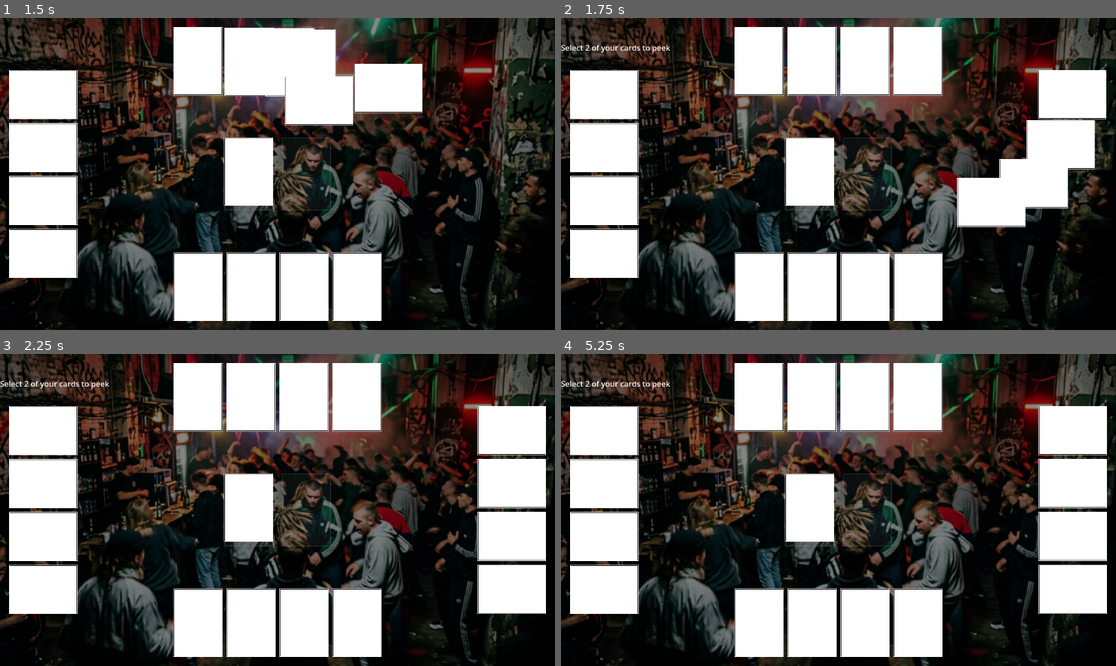
Above: before the commit, frames 1-4 (two rows, left to right).
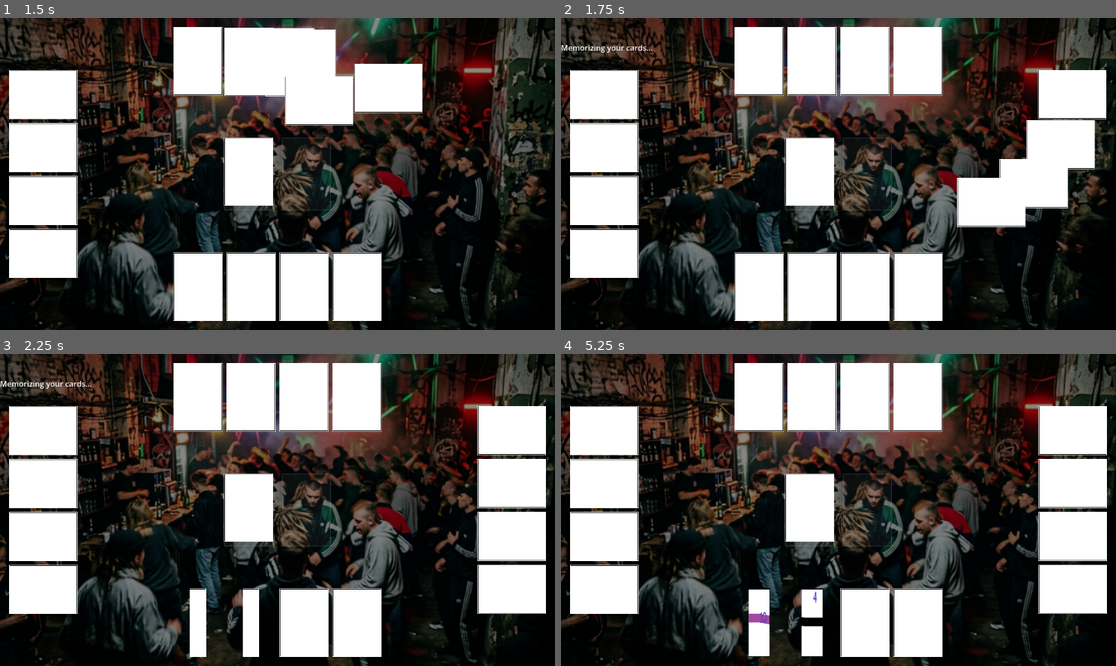
Above: after the commit, the same moments.

Repository: DinVin24/dutch
Game: Godot game, scene res://main_menu.tscn
Two runs of this game, one before a commit and one after it. Both use one fixed random seed, a clock stepped at 60 frames per second and the inputs below.
Inputs (mouse positions are in pixels of both pictures, inside the frame that each line leads up to):
- Up to frame 1 (1.5 s): click "Start" at 0.5 s; click (249, 174) at 1.25 s
- Up to frame 2 (1.75 s): no input
- Up to frame 3 (2.25 s): click (249, 510) at 2 s
- Up to frame 4 (5.25 s): click (810, 510) at 2.75 s; tap Enter at 3.5, 5 s; move the mouse to (810, 506) at 3.52 s; click (810, 506) at 3.67 s; tap Space at 4.25 s; move the mouse to (810, 506) at 4.27 s; click (810, 506) at 4.42 s; move the mouse to (805, 506) at 5.02 s; click (805, 506) at 5.17 s

Frame 1 is identical in both runs. In frame 2, 0.2% of the frame differs, in the area x 0-20%, y 8-12%; in frame 3, 2.9%, in the area x 0-50%, y 8-98%; in frame 4, 2.8%.

Commit message:
fix(rules): automate peek phase and game start
Automated Dutch Start-up:\n- Replaced manual clicking with a 3-second automatic reveal timer.\n- Removed 'Start Game' button for a self-starting flow.\n- Cleaned up unused peek variables in game_board.gd.

Diff:
--- a/game_board.gd
+++ b/game_board.gd
@@ -66,56 +66,38 @@
 		GameManager.GameState.INITIAL_PEEK:
 			_start_peek_phase()
 
-var cards_peeked = 0
-var max_peeks = 2
-
 func _start_peek_phase():
-	print("Game Board: Peek phase started. Please look at 2 cards.")
-	# For human player (index 0), we'll enable clicking to peek
-	# We can use a simple message on the HUD
+	print("Game Board: Initial Peek - Memorize your cards!")
+
+	# Visual feedback for peek phase
 	var label = Label.new()
 	label.name = "PeekInstructions"
-	label.text = "Select 2 of your cards to peek"
+	label.text = "Memorizing your cards..."
 	label.horizontal_alignment = HORIZONTAL_ALIGNMENT_CENTER
 	$GameUI/MainHUD.add_child(label)
 	label.set_anchors_preset(Control.PRESET_CENTER_TOP)
 	label.position.y += 50
 
-	for card in player_hands[0]:
-		if not card.card_clicked.is_connected(_on_card_peek_clicked):
-			card.card_clicked.connect(_on_card_peek_clicked)
-
-func _on_card_peek_clicked(card_node, _card_data):
-	if GameManager.current_state != GameManager.GameState.INITIAL_PEEK:
-		return
-	if card_node in player_hands[0]:
-		if not card_node.data.is_face_up and cards_peeked < max_peeks:
-			card_node.flip()
-			cards_peeked += 1
-			if cards_peeked >= max_peeks:
-				_show_start_game_button()
-
-func _show_start_game_button():
-	var btn = Button.new()
-	btn.name = "StartGameBtn"
-	btn.text = "Start Game"
-	$GameUI/MainHUD.add_child(btn)
-	btn.set_anchors_preset(Control.PRESET_CENTER)
-	btn.pressed.connect(_on_start_game_pressed)
-
-func _on_start_game_pressed():
-	# Flip peeked cards back
-	for card in player_hands[0]:
-		if card.data.is_face_up:
-			card.flip()
-
-	# Cleanup UI
+	await get_tree().create_timer(0.5).timeout
+
+	# Automatically reveal the first 2 cards for the player
+	if player_hands[0].size() >= 2:
+		player_hands[0][0].flip()
+		player_hands[0][1].flip()
+
+	# Wait for 3 seconds for the player to memorize
+	await get_tree().create_timer(3.0).timeout
+
+	# Flip them back
+	if player_hands[0].size() >= 2:
+		player_hands[0][0].flip()
+		player_hands[0][1].flip()
+
+	# Cleanup label
 	if $GameUI/MainHUD.has_node("PeekInstructions"):
 		$GameUI/MainHUD.get_node("PeekInstructions").queue_free()
-	if $GameUI/MainHUD.has_node("StartGameBtn"):
-		$GameUI/MainHUD.get_node("StartGameBtn").queue_free()
-
-	# Start the game
+
+	print("Game Board: Peek phase complete. Starting Player Turn.")
 	GameManager.change_state(GameManager.GameState.PLAYER_TURN)
 
 func _handle_initial_deal():
